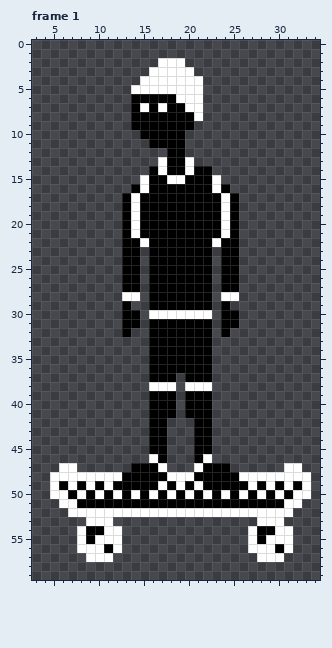
One commit to this pixel-art file: Assets/Aseprite/New/Skater.aseprite. That is the earlier state.
44x64 pixels, 1 frame. Shown: frame 1: x 3..34, y 0..59. The commit also changed other frames, which this record leaves out.
After the commit:
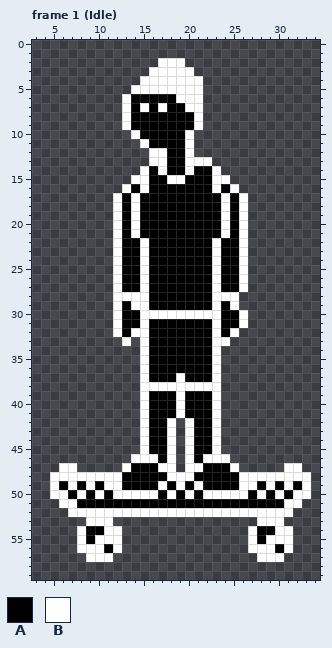
Palette (. is transparent): A #000000  B #ffffff
The author wrote: Animate Skater ase.
Edits made:
layer "Body" added
layer "Right Arm" added
layer "Left Arm" added
layer "Right Leg" added
layer "Left Leg" added
Frame 1 (Idle):
The author put colour B in rows 6 to 8 at x 13; in row 9 at x 13 and 21; in row 10 at x 14 and 20; in row 11 at x 15 and 20; in row 12 at x 16 to 17 and 20; in row 13 at x 16 and 21 to 22.
The author put colour B in row 14 at x 15 and 23; in row 15 at x 14 and 24; in row 16 at x 13 and 25; in rows 17 to 22 at x 12 and 26; in rows 23 to 27 at x 12, 15, 23 and 26; in row 28 at x 12, 15 and 23.
The author put colour B in row 29 at x 12, 14 to 15, 23 and 25; in rows 30 to 31 at x 12, 15, 23 and 26; in row 32 at x 12, 14 to 15, 23 and 25; in row 33 at x 13, 15 and 23 to 24; in rows 34 to 36 at x 15 and 23; in rows 37 to 41 at x 15, 19 and 23.
The author put colour B in rows 42 to 45 at x 15, 18, 20 and 23; in row 46 at x 14 to 15, 18, 20 and 23 to 24; in row 47 at x 13, 18, 20 and 25.
Colour A becomes colour B in row 49 at x 12 and 26; in row 50 at x 13, 15, 23 and 25.
Changed places in both pictures, as pixel boxes (x1, y1, x2, y2):
changed: (113, 94, 248, 499)
